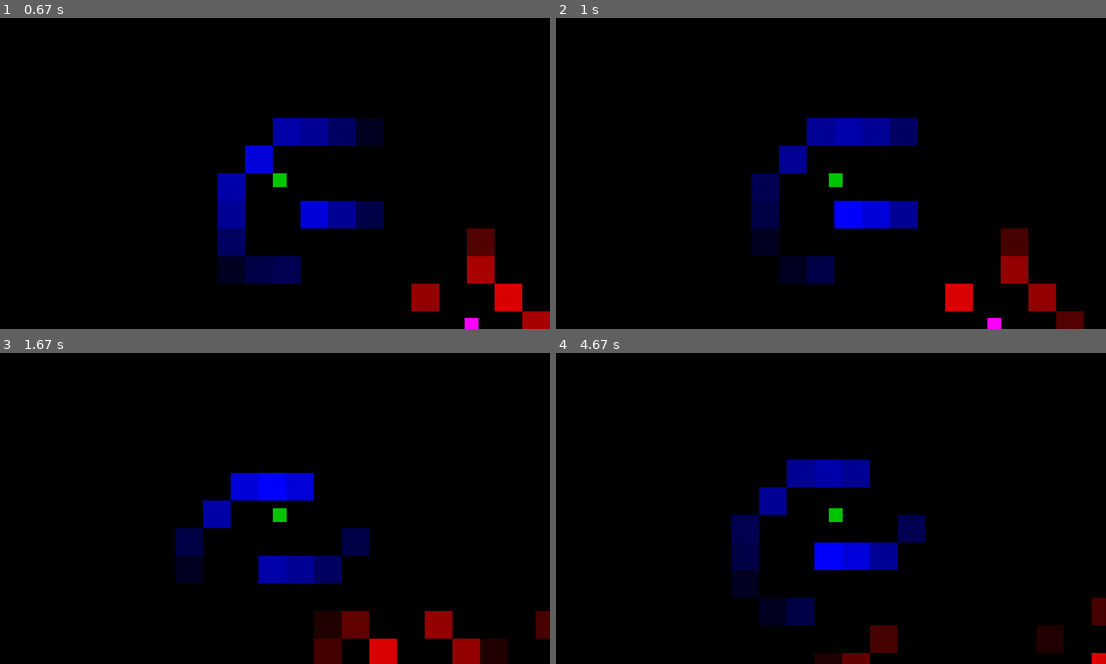
Above: before the commit, frames 1-4 (two rows, left to right).
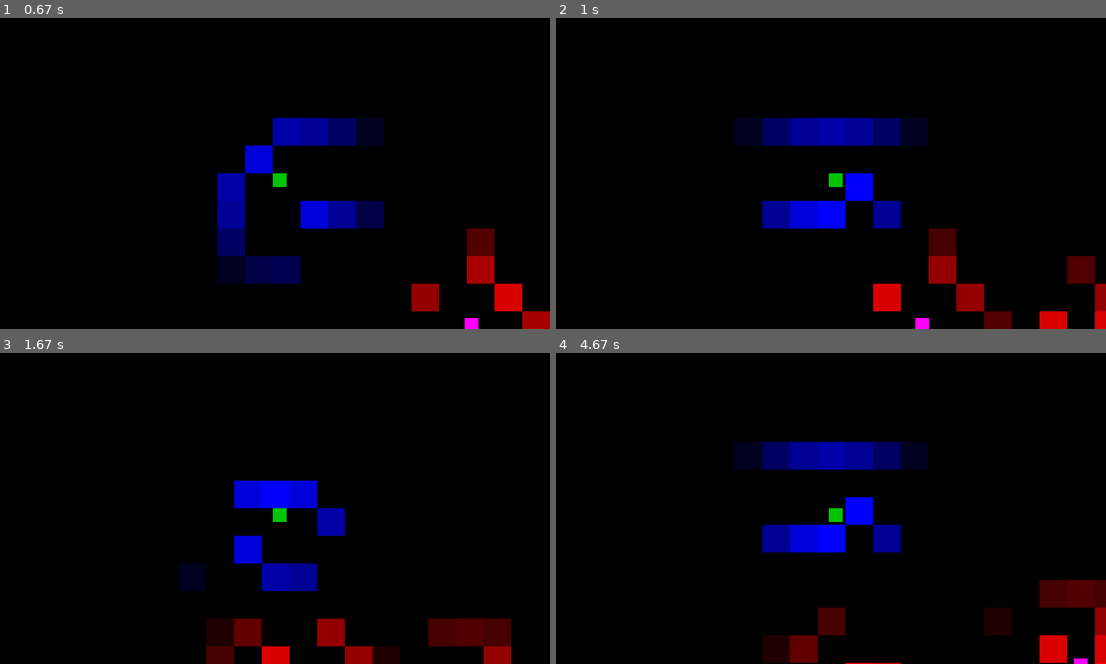
Above: after the commit, the same moments.

Repository: kwahn20/rippleCS269
Game: pygame game, started from main.py
Two runs of this game, one before a commit and one after it. Both use one fixed random seed, a clock stepped at 60 frames per second and the inputs below.
Inputs (mouse positions are in pixels of both pictures, inside the frame that each line leads up to):
- Up to frame 1 (0.67 s): click (104, 248) at 0.38 s
- Up to frame 2 (1 s): hold Right from 0.67 s (still down); move the mouse to (957, 220) at 0.7 s
- Up to frame 3 (1.67 s): release Right at 1.13 s; hold Up 1.17-1.47 s; hold Right from 1.5 s (still down)
- Up to frame 4 (4.67 s): release Right at 1.97 s; hold Left 2-2.53 s; hold Down 2.57-2.87 s; hold Left 2.9-3.3 s; hold Up 3.33-3.7 s; hold Right 3.73-4.37 s; hold Down from 4.4 s (still down)

Frame 1 is identical in both runs. In frame 2, 12% of the frame differs, in the area x 32-100%, y 32-100%; in frame 3, 10%; in frame 4, 14%, in the area x 31-100%, y 28-100%.

Commit message:
added Story.py, file with Stage classes that have variables containing information about them inc. dialog and the mazes

Diff:
--- a/main.py
+++ b/main.py
@@ -215,7 +215,7 @@
         # self.windowWidth = 1920
         # self.windowHeight = 1080
         tileSize = 50
-        self.player = Player(tileSize*2, tileSize*2, 2, tileSize/2)
+        self.player = Player(tileSize*2, tileSize*2, 10, tileSize/2)
         self.maze = Maze(tileSize)
         self.guards = []
 
